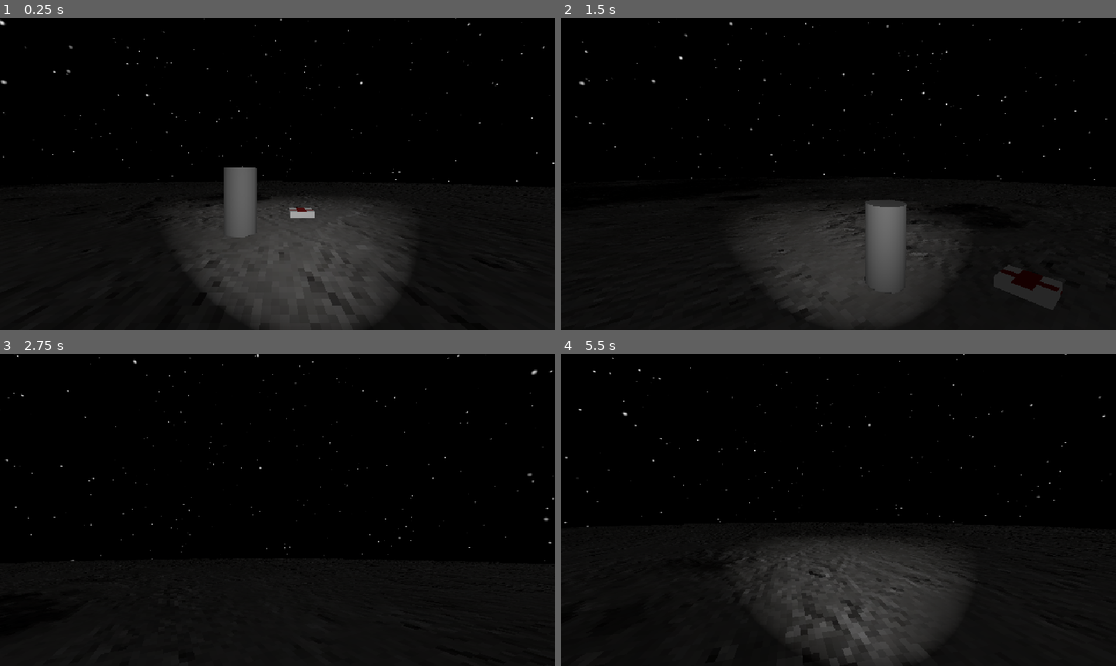
Above: before the commit, frames 1-4 (two rows, left to right).
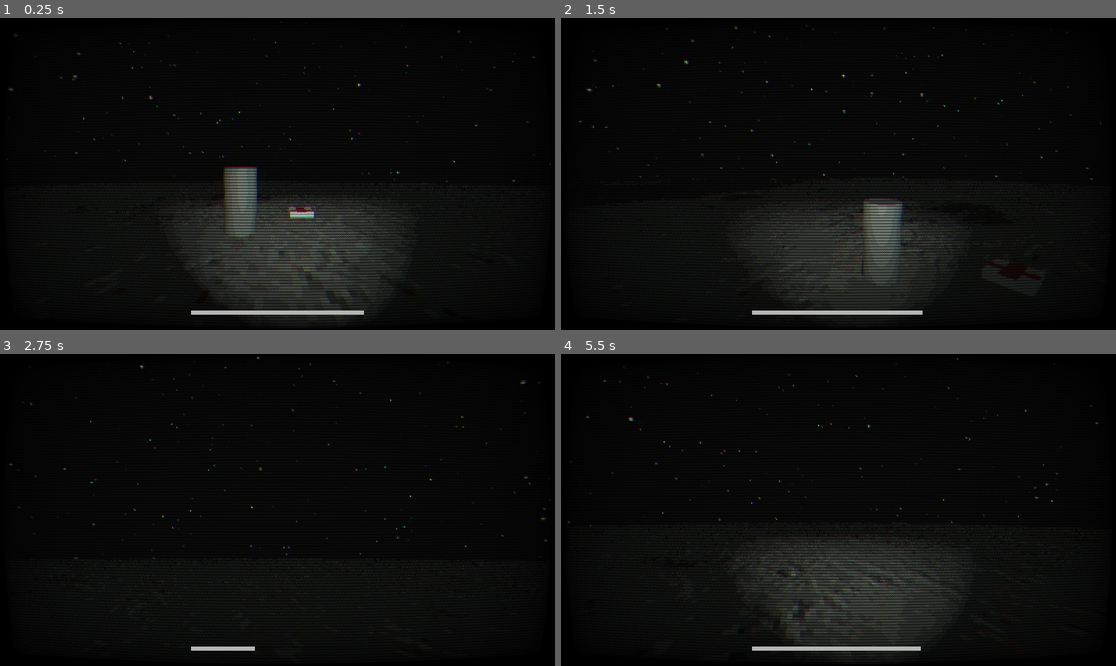
Above: after the commit, the same moments.

Repository: antoniovalentic/song-of-luna-prototype
Game: Godot game, scene res://main-scene.tscn
The game is run twice, just before and just after one commit, with the same random seed, the same clock (stepped at 60 frames per second) and the same inputs.
Inputs (mouse positions are in pixels of both pictures, inside the frame that each line leads up to):
- Up to frame 1 (0.25 s): no input
- Up to frame 2 (1.5 s): tap Enter at 0.5 s; move the mouse to (866, 174) at 0.52 s; hold Shift (sprint, bound only after the commit) 0.53-1.28 s; hold W (move_forward) from 0.53 s (still down); tap Space (jump) at 0.77 s; move the mouse to (810, 174) at 1.27 s; tap E (interact_action) at 1.35 s
- Up to frame 3 (2.75 s): keep holding W (move_forward); tap Space (jump) at 1.52 s; tap Shift (sprint, bound only after the commit) at 1.55 s; move the mouse to (288, 503) at 2.02 s; hold Shift (sprint, bound only after the commit) from 2.03 s (still down)
- Up to frame 4 (5.5 s): keep holding W (move_forward); move the mouse to (832, 516) at 2.77 s; release Shift (sprint, bound only after the commit) at 2.78 s; tap Shift (sprint, bound only after the commit) at 2.85, 3.8, 4.35 s; tap Space (jump) at 3.02, 3.77, 4.52 s; move the mouse to (877, 513) at 3.52 s; hold E (interact_action) 3.53-4.28 s; move the mouse to (794, 506) at 4.27 s; move the mouse to (844, 510) at 5.02 s; hold Shift (sprint, bound only after the commit) from 5.03 s (still down)

The runs differ from the first frame. In frame 1, 12% of the frame differs, in the area x 0-100%, y 0-100%; in frame 2, 11%; in frame 3, 3.0%; in frame 4, 10%.

Commit message:
Retro shaders testing, HUD and done stamina bar

Diff:
--- /dev/null
+++ b/hud.tscn
@@ -0,0 +1,42 @@
+[gd_scene load_steps=4 format=3 uid="uid://c8g2on3cpu6ge"]
+
+[ext_resource type="Script" path="res://scripts/hud.gd" id="1_xgjwr"]
+
+[sub_resource type="StyleBoxFlat" id="StyleBoxFlat_yd04o"]
+bg_color = Color(0, 0, 0, 0.137255)
+
+[sub_resource type="StyleBoxFlat" id="StyleBoxFlat_thbfb"]
+bg_color = Color(0.707967, 0.707967, 0.707966, 1)
+
+[node name="HUD" type="Control"]
+layout_mode = 3
+anchors_preset = 15
+anchor_right = 1.0
+anchor_bottom = 1.0
+grow_horizontal = 2
+grow_vertical = 2
+script = ExtResource("1_xgjwr")
+
+[node name="StaminaBar" type="ProgressBar" parent="."]
+layout_mode = 1
+anchors_preset = 7
+anchor_left = 0.5
+anchor_top = 1.0
+anchor_right = 0.5
+anchor_bottom = 1.0
+offset_left = -300.0
+offset_top = -68.0
+offset_right = 300.0
+offset_bottom = -53.0
+grow_horizontal = 2
+grow_vertical = 0
+theme_override_styles/background = SubResource("StyleBoxFlat_yd04o")
+theme_override_styles/fill = SubResource("StyleBoxFlat_thbfb")
+value = 50.0
+show_percentage = false
+
+[node name="Timer" type="Timer" parent="StaminaBar"]
+process_callback = 0
+wait_time = 2.0
+
+[connection signal="timeout" from="StaminaBar/Timer" to="." method="_on_stamina_timer_timeout"]
--- a/main-scene.tscn
+++ b/main-scene.tscn
@@ -1,7 +1,7 @@
 [gd_scene load_steps=13 format=3 uid="uid://c4skaw306j3u5"]
 
 [ext_resource type="Texture2D" uid="uid://5yilpmr5knkg" path="res://models/textures/moon_diffuse.png" id="1_dhvcg"]
-[ext_resource type="Shader" path="res://shaders/space-sky.gdshader" id="1_enxod"]
+[ext_resource type="Shader" path="res://shaders/space_sky.gdshader" id="1_enxod"]
 [ext_resource type="PackedScene" uid="uid://cwpo78f50wouh" path="res://player.tscn" id="2_m1uo0"]
 [ext_resource type="PackedScene" uid="uid://cd4bjhn0qultm" path="res://small_health.tscn" id="4_eh8b4"]
 
@@ -40,33 +40,31 @@
 
 [sub_resource type="CylinderShape3D" id="CylinderShape3D_vlrd5"]
 
-[node name="Main" type="Node"]
+[node name="Main" type="Node3D"]
 
-[node name="Level" type="Node3D" parent="."]
-
-[node name="WorldEnvironment" type="WorldEnvironment" parent="Level"]
+[node name="WorldEnvironment" type="WorldEnvironment" parent="."]
 environment = SubResource("Environment_iif2h")
 
-[node name="Player" parent="Level" instance=ExtResource("2_m1uo0")]
+[node name="Player" parent="." instance=ExtResource("2_m1uo0")]
 transform = Transform3D(1, 0, 0, 0, 1, 0, 0, 0, 1, -4.19277, 0, 0)
 
-[node name="Ground" type="StaticBody3D" parent="Level"]
+[node name="Ground" type="StaticBody3D" parent="."]
 transform = Transform3D(100, 0, 0, 0, 100, 0, 0, 0, 100, 0, -100, 0)
 
-[node name="MeshInstance3D" type="MeshInstance3D" parent="Level/Ground"]
+[node name="MeshInstance3D" type="MeshInstance3D" parent="Ground"]
 mesh = SubResource("CylinderMesh_tusn2")
 
-[node name="CollisionShape3D" type="CollisionShape3D" parent="Level/Ground"]
+[node name="CollisionShape3D" type="CollisionShape3D" parent="Ground"]
 shape = SubResource("CylinderShape3D_ikr7s")
 
-[node name="SmallHealth" parent="Level" instance=ExtResource("4_eh8b4")]
+[node name="SmallHealth" parent="." instance=ExtResource("4_eh8b4")]
 transform = Transform3D(1, 0, 0, 0, 1, 0, 0, 0, 1, -5.21274, 0, 8.76288)
 
-[node name="StaticBody3D" type="StaticBody3D" parent="Level"]
+[node name="StaticBody3D" type="StaticBody3D" parent="."]
 transform = Transform3D(1, 0, 0, 0, 1, 0, 0, 0, 1, -3.04227, 1, 6.27104)
 
-[node name="MeshInstance3D" type="MeshInstance3D" parent="Level/StaticBody3D"]
+[node name="MeshInstance3D" type="MeshInstance3D" parent="StaticBody3D"]
 mesh = SubResource("CylinderMesh_yrcjo")
 
-[node name="CollisionShape3D" type="CollisionShape3D" parent="Level/StaticBody3D"]
+[node name="CollisionShape3D" type="CollisionShape3D" parent="StaticBody3D"]
 shape = SubResource("CylinderShape3D_vlrd5")
--- /dev/null
+++ b/menu_gui.tscn
@@ -0,0 +1,57 @@
+[gd_scene load_steps=5 format=3 uid="uid://b6wk1k8gw3hht"]
+
+[ext_resource type="Script" path="res://scripts/menu_gui.gd" id="1_0gq57"]
+[ext_resource type="PackedScene" uid="uid://blbuqihsma4oy" path="res://inventory_ui.tscn" id="2_fr1ct"]
+[ext_resource type="Script" path="res://scripts/health.gd" id="3_s7m6u"]
+[ext_resource type="PackedScene" uid="uid://bufldfdk3wo0j" path="res://health_bar.tscn" id="4_80mv2"]
+
+[node name="MenuGUI" type="Control"]
+layout_mode = 3
+anchors_preset = 15
+anchor_right = 1.0
+anchor_bottom = 1.0
+grow_horizontal = 2
+grow_vertical = 2
+script = ExtResource("1_0gq57")
+
+[node name="BG" type="ColorRect" parent="."]
+layout_mode = 1
+anchors_preset = 15
+anchor_right = 1.0
+anchor_bottom = 1.0
+grow_horizontal = 2
+grow_vertical = 2
+color = Color(0, 0, 0, 0.196078)
+
+[node name="InventoryUI" parent="." instance=ExtResource("2_fr1ct")]
+layout_mode = 1
+anchors_preset = 8
+anchor_left = 0.5
+anchor_top = 0.5
+anchor_right = 0.5
+anchor_bottom = 0.5
+offset_left = -320.0
+offset_top = -158.0
+offset_right = -192.0
+offset_bottom = -94.0
+grow_horizontal = 2
+grow_vertical = 2
+
+[node name="PlayerStats" type="Control" parent="."]
+layout_mode = 1
+anchors_preset = 9
+anchor_bottom = 1.0
+offset_right = 356.0
+grow_vertical = 2
+
+[node name="Health" type="Control" parent="PlayerStats"]
+anchors_preset = 0
+offset_right = 300.0
+offset_bottom = 50.0
+script = ExtResource("3_s7m6u")
+max_value = 100.0
+start_value = 80.0
+
+[node name="HealthBar" parent="PlayerStats/Health" instance=ExtResource("4_80mv2")]
+texture_filter = 1
+layout_mode = 0
--- a/player.tscn
+++ b/player.tscn
@@ -1,12 +1,12 @@
-[gd_scene load_steps=12 format=3 uid="uid://cwpo78f50wouh"]
+[gd_scene load_steps=14 format=3 uid="uid://cwpo78f50wouh"]
 
 [ext_resource type="Script" path="res://scripts/player.gd" id="1_p4h0a"]
-[ext_resource type="PackedScene" uid="uid://blbuqihsma4oy" path="res://inventory_ui.tscn" id="2_1alvv"]
 [ext_resource type="Resource" uid="uid://w120kkbvtwtk" path="res://resources/inventory/player_inventory.tres" id="2_20gtg"]
-[ext_resource type="Script" path="res://scripts/health.gd" id="2_a36w6"]
-[ext_resource type="Script" path="res://scripts/menu_gui.gd" id="3_6lg5b"]
-[ext_resource type="PackedScene" uid="uid://bufldfdk3wo0j" path="res://health_bar.tscn" id="3_mbhhb"]
+[ext_resource type="Shader" path="res://shaders/crt.gdshader" id="3_lam6c"]
 [ext_resource type="Script" path="res://scripts/camera_viewport.gd" id="3_ooycf"]
+[ext_resource type="Shader" path="res://shaders/reduce_color.gdshader" id="4_uvjkv"]
+[ext_resource type="PackedScene" uid="uid://b6wk1k8gw3hht" path="res://menu_gui.tscn" id="6_d8hla"]
+[ext_resource type="PackedScene" uid="uid://c8g2on3cpu6ge" path="res://hud.tscn" id="6_hr3w2"]
 
 [sub_resource type="CapsuleShape3D" id="CapsuleShape3D_e8ysh"]
 
@@ -18,6 +18,14 @@
 
 [sub_resource type="SeparationRayShape3D" id="SeparationRayShape3D_1yxpe"]
 length = 5.0
+
+[sub_resource type="ShaderMaterial" id="ShaderMaterial_han5t"]
+shader = ExtResource("3_lam6c")
+
+[sub_resource type="ShaderMaterial" id="ShaderMaterial_5a8sd"]
+shader = ExtResource("4_uvjkv")
+shader_parameter/colors = 10.0
+shader_parameter/dither = 0.25
 
 [node name="Player" type="CharacterBody3D"]
 script = ExtResource("1_p4h0a")
@@ -75,25 +83,40 @@
 transform = Transform3D(-1, 0, 8.74228e-08, 0, 1, 0, -8.74228e-08, 0, -1, 0, 0, 0)
 shape = SubResource("SeparationRayShape3D_1yxpe")
 
-[node name="CameraViewport" type="SubViewportContainer" parent="." node_paths=PackedStringArray("view_camera")]
+[node name="PostProcessViewport" type="SubViewportContainer" parent="."]
+material = SubResource("ShaderMaterial_han5t")
+anchors_preset = 15
+anchor_right = 1.0
+anchor_bottom = 1.0
+grow_horizontal = 2
+grow_vertical = 2
+
+[node name="SubViewport" type="SubViewport" parent="PostProcessViewport"]
+handle_input_locally = false
+size = Vector2i(1920, 1080)
+render_target_update_mode = 4
+
+[node name="CameraViewport" type="SubViewportContainer" parent="PostProcessViewport/SubViewport" node_paths=PackedStringArray("view_camera")]
 texture_filter = 1
+material = SubResource("ShaderMaterial_5a8sd")
 anchors_preset = 15
 anchor_right = 1.0
 anchor_bottom = 1.0
 grow_horizontal = 2
 grow_vertical = 2
 stretch = true
-stretch_shrink = 3
+stretch_shrink = 4
 script = ExtResource("3_ooycf")
-view_camera = NodePath("../CameraPivot/Camera")
+view_camera = NodePath("../../../CameraPivot/Camera")
 
-[node name="SubViewport" type="SubViewport" parent="CameraViewport"]
+[node name="SubViewport" type="SubViewport" parent="PostProcessViewport/SubViewport/CameraViewport"]
 handle_input_locally = false
 positional_shadow_atlas_size = 512
-size = Vector2i(640, 360)
+size = Vector2i(480, 270)
 render_target_update_mode = 4
 
-[node name="Camera" type="Camera3D" parent="CameraViewport/SubViewport"]
+[node name="Camera" type="Camera3D" parent="PostProcessViewport/SubViewport/CameraViewport/SubViewport"]
+transform = Transform3D(-1, 0, 8.74228e-08, 0, 1, 0, -8.74228e-08, 0, -1, 0, 1.8, 0)
 
 [node name="GuiViewportContainer" type="SubViewportContainer" parent="."]
 anchors_preset = 15
@@ -109,53 +132,7 @@
 size = Vector2i(1920, 1080)
 render_target_update_mode = 4
 
-[node name="MenuGUI" type="Control" parent="GuiViewportContainer/SubViewport"]
-layout_mode = 3
-anchors_preset = 15
-anchor_right = 1.0
-anchor_bottom = 1.0
-grow_horizontal = 2
-grow_vertical = 2
-script = ExtResource("3_6lg5b")
+[node name="HUD" parent="GuiViewportContainer/SubViewport" instance=ExtResource("6_hr3w2")]
+mouse_filter = 2
 
-[node name="BG" type="ColorRect" parent="GuiViewportContainer/SubViewport/MenuGUI"]
-layout_mode = 1
-anchors_preset = 15
-anchor_right = 1.0
-anchor_bottom = 1.0
-grow_horizontal = 2
-grow_vertical = 2
-color = Color(0, 0, 0, 0.196078)
-
-[node name="InventoryUI" parent="GuiViewportContainer/SubViewport/MenuGUI" instance=ExtResource("2_1alvv")]
-layout_mode = 1
-anchors_preset = 8
-anchor_left = 0.5
-anchor_top = 0.5
-anchor_right = 0.5
-anchor_bottom = 0.5
-offset_left = -320.0
-offset_top = -158.0
-offset_right = -192.0
-offset_bottom = -94.0
-grow_horizontal = 2
-grow_vertical = 2
-
-[node name="PlayerStats" type="Control" parent="GuiViewportContainer/SubViewport/MenuGUI"]
-layout_mode = 1
-anchors_preset = 9
-anchor_bottom = 1.0
-offset_right = 356.0
-grow_vertical = 2
-
-[node name="Health" type="Control" parent="GuiViewportContainer/SubViewport/MenuGUI/PlayerStats"]
-anchors_preset = 0
-offset_right = 300.0
-offset_bottom = 50.0
-script = ExtResource("2_a36w6")
-max_value = 100.0
-start_value = 80.0
-
-[node name="HealthBar" parent="GuiViewportContainer/SubViewport/MenuGUI/PlayerStats/Health" instance=ExtResource("3_mbhhb")]
-texture_filter = 1
-layout_mode = 0
+[node name="MenuGUI" parent="GuiViewportContainer/SubViewport" instance=ExtResource("6_d8hla")]
--- a/project.godot
+++ b/project.godot
@@ -18,6 +18,7 @@
 [autoload]
 
 Global="*res://scripts/global.gd"
+SignalBus="*res://scripts/signal_bus.gd"
 
 [display]
 
@@ -66,6 +67,11 @@
 "events": [Object(InputEventKey,"resource_local_to_scene":false,"resource_name":"","device":-1,"window_id":0,"alt_press …(192 unchanged characters)…
 ]
 }
+sprint={
+"deadzone": 0.5,
+"events": [Object(InputEventKey,"resource_local_to_scene":false,"resource_name":"","device":-1,"window_id":0,"alt_pressed":false,"shift_pressed":false,"ctrl_pressed":false,"meta_pressed":false,"pressed":false,"keycode":0,"physical_keycode":4194325,"key_label":0,"unicode":0,"location":0,"echo":false,"script":null)
+]
+}
 
 [rendering]
 
--- a/scripts/camera_viewport.gd
+++ b/scripts/camera_viewport.gd
@@ -14,6 +14,6 @@
     camera.position = view_camera.position
     camera.global_transform = view_camera.global_transform
 
-func _process(_delta: float) -> void:
+func _process(_delta: float):
     if view_camera and camera:
         camera.global_transform = view_camera.global_transform
--- a/scripts/global.gd
+++ b/scripts/global.gd
@@ -4,9 +4,6 @@
 
 # Variables
 var player_instance: Player = null
-
-# Custom signals
-signal inventory_updated(new_inventory: Array[Dictionary], new_item: Dictionary)
 
 func _ready():
 	# Resolution scaling settings
--- /dev/null
+++ b/scripts/hud.gd
@@ -0,0 +1,30 @@
+extends Control
+
+@onready var player = Global.player_instance
+@onready var staminaBar: ProgressBar = $StaminaBar
+@onready var staminaTimer: Timer = $StaminaBar/Timer
+
+var hide_stamina: bool = false
+
+func _ready() -> void:
+    SignalBus.player_speed_updated.connect(_speed_updated)
+
+func _process(delta: float) -> void:
+    pass
+
+
+func _speed_updated(_speed: float, stamina: float, max_value: float):
+    staminaBar.value = stamina / max_value * 100.0
+
+    if staminaBar.value == staminaBar.max_value and staminaTimer.time_left == 0:
+        staminaTimer.start()
+        print_debug("TIMER STARTED")
+    elif staminaBar.value != staminaBar.max_value:
+        hide_stamina = false
+
+    staminaBar.visible = !hide_stamina
+
+
+func _on_stamina_timer_timeout():
+    if staminaBar.value == staminaBar.max_value:
+        hide_stamina = true
--- a/scripts/player.gd
+++ b/scripts/player.gd
@@ -9,8 +9,12 @@
 @onready var attack_raycast: RayCast3D = %Camera/AttackRayCast
 
 @export_category("Movement")
-@export var MOVE_SPEED: float = 5.0
+@export var MOVE_SPEED: float = 4.0
+@export var SPRINT_SPEED: float = 7.0
 @export var JUMP_FORCE: float = 5.0
+@export var MAX_STAMINA: float = 100.0
+@export var STAMINA_DECAY: float = 1.5
+@export var STAMINA_RECOVERY: float = 0.5
 var gravity: float = ProjectSettings.get_setting("physics/3d/default_gravity")
 
 @export_category("Camera")
@@ -20,12 +24,18 @@
 @export_category("Inventory")
 @export var INVENTORY: Inventory
 
+var current_speed: float = 0.0
+var current_stamina: float = 0.0
+var is_recovering_stamina: bool = false
+
 func _ready():
 	# Register Player node in Global script
 	Global.set_player_reference(self)
 
 	# Hide mouse cursor on start
 	Input.mouse_mode = Input.MOUSE_MODE_CAPTURED
+
+	current_stamina = MAX_STAMINA
 
 
 func _input(event: InputEvent):
@@ -62,8 +72,23 @@
 	var input_dir: Vector2 = Input.get_vector("move_left", "move_right", "move_forward", "move_back")
 	var direction: Vector3 = (pivot.basis * Vector3(input_dir.x, 0, input_dir.y)).normalized()
 
-	velocity.x = direction.x * MOVE_SPEED
-	velocity.z = direction.z * MOVE_SPEED
+	if is_recovering_stamina and current_stamina == 100.0:
+		is_recovering_stamina = false
+	elif not is_recovering_stamina and current_stamina == 0.0:
+		is_recovering_stamina = true
+
+	# Calculate speed
+	if Input.is_action_pressed("sprint") and is_on_floor() and not is_recovering_stamina:
+		current_stamina = clamp(current_stamina - STAMINA_DECAY, 0.0, MAX_STAMINA)
+		current_speed = SPRINT_SPEED
+
+	else:
+		current_stamina = clamp(current_stamina + STAMINA_RECOVERY, 0.0, MAX_STAMINA)
+		current_speed = MOVE_SPEED
+
+	SignalBus.player_speed_updated.emit(current_speed, current_stamina, MAX_STAMINA)
+	velocity.x = direction.x * current_speed
+	velocity.z = direction.z * current_speed
 	move_and_slide()
 
 # Inventory functions
--- /dev/null
+++ b/scripts/signal_bus.gd
@@ -0,0 +1,12 @@
+extends Node
+
+# Player signals
+signal player_speed_updated(current_speed: float, current_stamina: float, max_stamina: float)
+
+signal inventory_updated(new_inventory: Array[Dictionary], new_item: Dictionary)
+
+func _ready():
+	# Resolution scaling settings
+	#viewport.scaling_3d_scale = 0.25
+	#viewport.scaling_3d_mode = Viewport.SCALING_3D_MODE_BILINEAR
+	pass
--- /dev/null
+++ b/shaders/crt.gdshader
@@ -0,0 +1,60 @@
+// Credit: https://godotshaders.com/shader/crt-shader-2/
+// Based on: https://www.shadertoy.com/view/Ms23DR
+shader_type canvas_item;
+uniform sampler2D screen_texture : hint_screen_texture, repeat_disable, filter_nearest;
+
+// Loosely based on postprocessing shader by inigo quilez, License Creative Commons Attribution-NonCommercial-ShareAlike 3.0 Unported License.
+
+vec2 curve(vec2 uv)
+{
+	uv = (uv - 0.5) * 2.0;
+	uv *= 1.1;
+	uv.x *= 1.0 + pow((abs(uv.y) / 5.0), 2.0);
+	uv.y *= 1.0 + pow((abs(uv.x) / 4.0), 2.0);
+	uv  = (uv / 2.0) + 0.5;
+	uv =  uv *0.92 + 0.04;
+	return uv;
+}
+void fragment(  )
+{
+	vec2 iResolution = 1.0 / SCREEN_PIXEL_SIZE;
+    vec2 q = FRAGCOORD.xy / iResolution.xy;
+    vec2 uv = q;
+    uv = curve( uv );
+    vec3 oricol = texture(TEXTURE, vec2(q.x,q.y) ).xyz;
+    vec3 col;
+	float x =  sin(0.3*TIME+uv.y*21.0)*sin(0.7*TIME+uv.y*29.0)*sin(0.3+0.33*TIME+uv.y*31.0)*0.0017;
+
+    col.r = texture(TEXTURE,vec2(x+uv.x+0.001,uv.y+0.001)).x+0.05;
+    col.g = texture(TEXTURE,vec2(x+uv.x+0.000,uv.y-0.002)).y+0.05;
+    col.b = texture(TEXTURE,vec2(x+uv.x-0.002,uv.y+0.000)).z+0.05;
+    col.r += 0.08*texture(TEXTURE,0.75*vec2(x+0.025, -0.027)+vec2(uv.x+0.001,uv.y+0.001)).x;
+    col.g += 0.05*texture(TEXTURE,0.75*vec2(x+-0.022, -0.02)+vec2(uv.x+0.000,uv.y-0.002)).y;
+    col.b += 0.08*texture(TEXTURE,0.75*vec2(x+-0.02, -0.018)+vec2(uv.x-0.002,uv.y+0.000)).z;
+
+    col = clamp(col*0.6+0.4*col*col*1.0,0.0,1.0);
+
+    float vig = (0.0 + 1.0*16.0*uv.x*uv.y*(1.0-uv.x)*(1.0-uv.y));
+	col *= vec3(pow(vig,0.3));
+
+    col *= vec3(0.95,1.05,0.95);
+	col *= 2.8;
+
+	float scans = clamp( 0.35+0.35*sin(3.5*TIME+uv.y*iResolution.y*1.5), 0.0, 1.0);
+
+	float s = pow(scans,1.7);
+	col = col*vec3( 0.4+0.7*s) ;
+
+    col *= 1.0+0.01*sin(110.0*TIME);
+	if (uv.x < 0.0 || uv.x > 1.0)
+		col *= 0.0;
+	if (uv.y < 0.0 || uv.y > 1.0)
+		col *= 0.0;
+
+	col*=1.0-0.65*vec3(clamp((mod(FRAGCOORD.x, 2.0)-1.0)*2.0,0.0,1.0));
+
+    float comp = smoothstep( 0.1, 0.9, sin(TIME) );
+
+
+    COLOR = vec4(col,1.0);
+}
--- /dev/null
+++ b/shaders/dither.gdshader
@@ -0,0 +1,67 @@
+shader_type canvas_item;
+render_mode unshaded;
+
+const mat4 bayer_matrix = mat4(
+    vec4(00.0 / 16.0, 12.0 / 16.0, 03.0 / 16.0, 15.0 / 16.0),
+    vec4(08.0 / 16.0, 04.0 / 16.0, 11.0 / 16.0, 07.0 / 16.0),
+    vec4(02.0 / 16.0, 14.0 / 16.0, 01.0 / 16.0, 13.0 / 16.0),
+    vec4(10.0 / 16.0, 06.0 / 16.0, 09.0 / 16.0, 05.0 / 16.0));
+
+// Get the dither value from a 4x4 Bayer Matrix
+float get_dither_value(vec2 pixel) {
+    int x = int(pixel.x - 4.0 * floor(pixel.x / 4.0));
+    int y = int(pixel.y - 4.0 * floor(pixel.y / 4.0));
+    return bayer_matrix[x][y];
+}
+
+// Pixel size used in dithering
+uniform float dither_pixel_size = 1.0;
+// The pixel offset used for dithering
+uniform vec2 dither_pixel_offset = vec2(0.0);
+
+// Albedo color
+uniform vec4 albedo : source_color = vec4(1.0);
+// Albedo multiplier
+uniform float albedo_strength = 1.0;
+
+vec4 get_albedo(sampler2D texture_albedo, vec2 uv) {
+    return texture(texture_albedo, uv) * albedo * vec4(vec3(albedo_strength), 1.0);
+}
+
+vec2 get_pixel_center(sampler2D texture_albedo, vec2 uv) {
+    return floor(uv * vec2(textureSize(texture_albedo, 0)) / dither_pixel_size + dither_pixel_offset) + 0.5;
+}
+
+// The dither palette texture
+uniform sampler2D dither_palette : source_color, filter_nearest;
+
+// Return the dither value for a color based on only the dither value
+vec4 get_dither_color(float dither_value, vec4 color) {
+    // Each color tile in the palette is 16x16, so color count = rows = Y / 16
+    vec2 palette_size = vec2(textureSize(dither_palette, 0));
+    float color_count = floor((palette_size.y + 1.0) / 16.0);
+
+    // The dither value determines which color index (tile row) to use.
+    // The green color component determines the vertical color within the targetted 16x16 tile.
+    float y = (clamp(color.g * 16.0, 0.5, 15.5) + floor(dither_value * color_count) * 16.0) / palette_size.y;
+
+    // The red color component determines which tile column to use.
+    // Finally, the blue color component determines the horizontal color within the targetted 16x16 tile.
+    float x = clamp(floor(color.r * 16.0), 0.0, 15.0) / 16.0 + clamp(color.b * 16.0, 0.5, 15.5) / 256.0;
+
+    return vec4(texture(dither_palette, vec2(x, y)).rgb, 1.0);
+}
+
+// Pixel offset used only for alpha dithering
+uniform vec2 alpha_dither_pixel_offset = vec2(0.0);
+
+void fragment() {
+    vec4 color = get_albedo(TEXTURE, UV);
+    vec2 pixel = get_pixel_center(TEXTURE, UV);
+    float dither_value_alpha = get_dither_value(pixel + alpha_dither_pixel_offset);
+    if (color.a <= dither_value_alpha) {
+        discard;
+    }
+    float dither_value = get_dither_value(pixel);
+    COLOR = get_dither_color(dither_value, color);
+}
--- /dev/null
+++ b/shaders/reduce_color.gdshader
@@ -0,0 +1,22 @@
+// Credit: https://godotshaders.com/shader/color-reduction-and-dither/
+shader_type canvas_item;
+
+uniform float colors : hint_range(1.0, 32.0);
+uniform float dither : hint_range(0.0, 0.5);
+
+void fragment()
+{
+	vec4 color = texture(TEXTURE, UV);
+
+	float a = floor(mod(UV.x / TEXTURE_PIXEL_SIZE.x, 2.0));
+	float b = floor(mod(UV.y / TEXTURE_PIXEL_SIZE.y, 2.0));
+	float c = mod(a + b, 2.0);
+
+	COLOR.r = (round(color.r * colors + dither) / colors) * c;
+	COLOR.g = (round(color.g * colors + dither) / colors) * c;
+	COLOR.b = (round(color.b * colors + dither) / colors) * c;
+	c = 1.0 - c;
+	COLOR.r += (round(color.r * colors - dither) / colors) * c;
+	COLOR.g += (round(color.g * colors - dither) / colors) * c;
+	COLOR.b += (round(color.b * colors - dither) / colors) * c;
+}
Binary file added: shaders/color_palettes/apollo-1x.png
Not shown, added: shaders/color_palettes/apollo-1x.png.import
Binary file added: shaders/color_palettes/bayer16tile2.png
Not shown, added: shaders/color_palettes/bayer16tile2.png.import
Binary file added: shaders/color_palettes/duel-1x.png
Not shown, added: shaders/color_palettes/duel-1x.png.import
Binary file added: shaders/color_palettes/fiery-dreams-1x.png
Not shown, added: shaders/color_palettes/fiery-dreams-1x.png.import
Binary file added: shaders/color_palettes/oil-6-1x.png
Not shown, added: shaders/color_palettes/oil-6-1x.png.import
Binary file added: shaders/color_palettes/resurrect-64-1x.png
Not shown, added: shaders/color_palettes/resurrect-64-1x.png.import
(and 6 more such lines)
